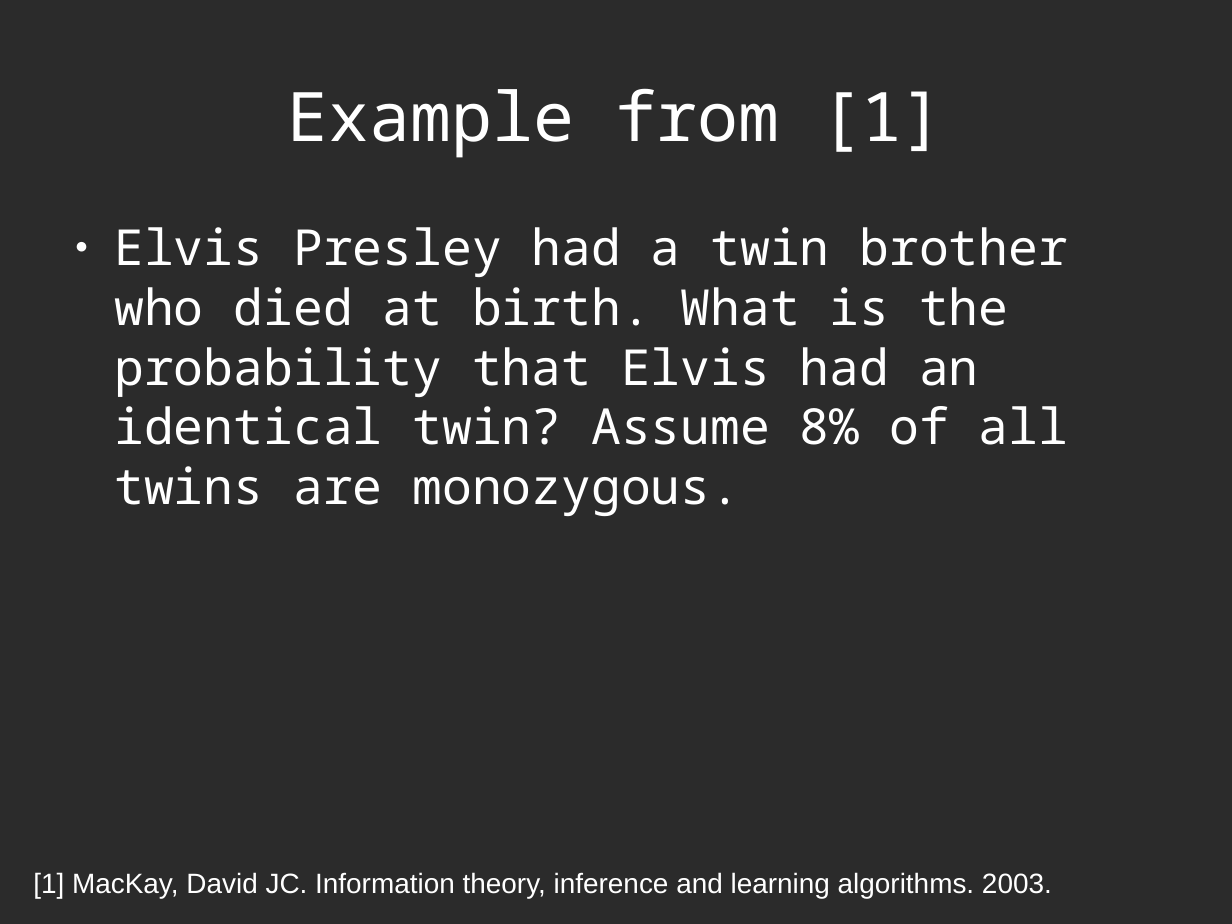
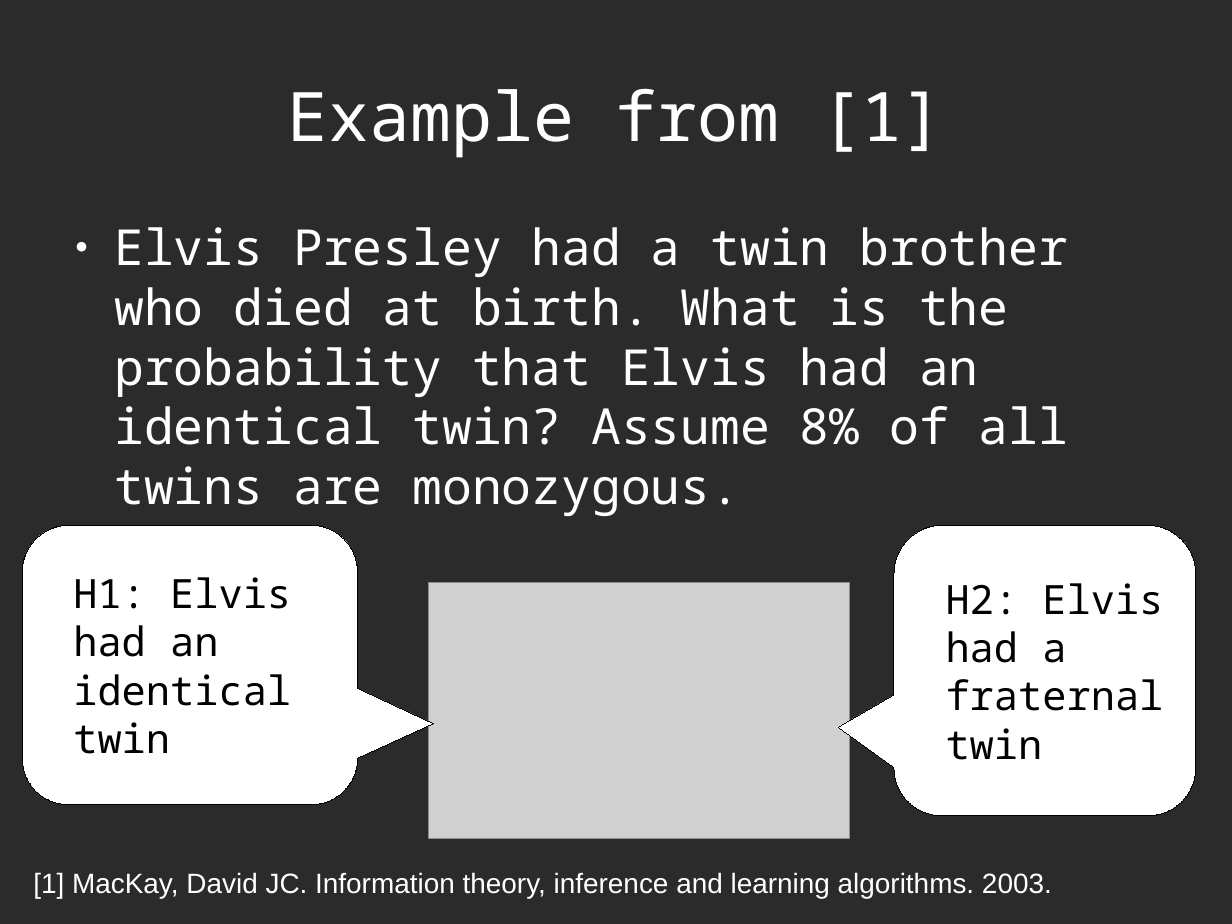
Before and after one commit to richelbilderbeek/Science, a slide deck: slide 23 of Bilderbeek2016Beast/Beast2.odp (slide 12 before the commit). Drawn at 1232x924 pixels with LibreOffice and Linux fonts; fonts in the diff are those of the drawing; grey boxes stand for pictures; background and template pictures are left out; a plain dark background stands for a picture behind light text. Boxes give left, top, right and bottom in pixels: in the first picture for what was removed or moved away, otherwise in the second. Text is boxed around its words. In the diff, an @@ line names an element or a change of style, - is before the commit and + after.

```diff
--- a/Bilderbeek2016Beast/Beast2.odp
+++ b/Bilderbeek2016Beast/Beast2.odp
@@ rounded speech box added at bbox=[22, 525, 358, 805], fill #FFFFFF, outline #000000 0 pt, 26 pt, text #000000 @@
+● H1: Elvis had an identical twin
@@ rounded speech box added at bbox=[894, 525, 1196, 816], fill #FFFFFF, outline #000000 0 pt, 26 pt, text #000000 @@
+● H2: Elvis had a fraternal twin
@@ picture added at bbox=[428, 582, 850, 838] @@
```
Also in this commit, not shown: 11 other slides changed, 13 slides added, 5 slides removed, 13 other files.
